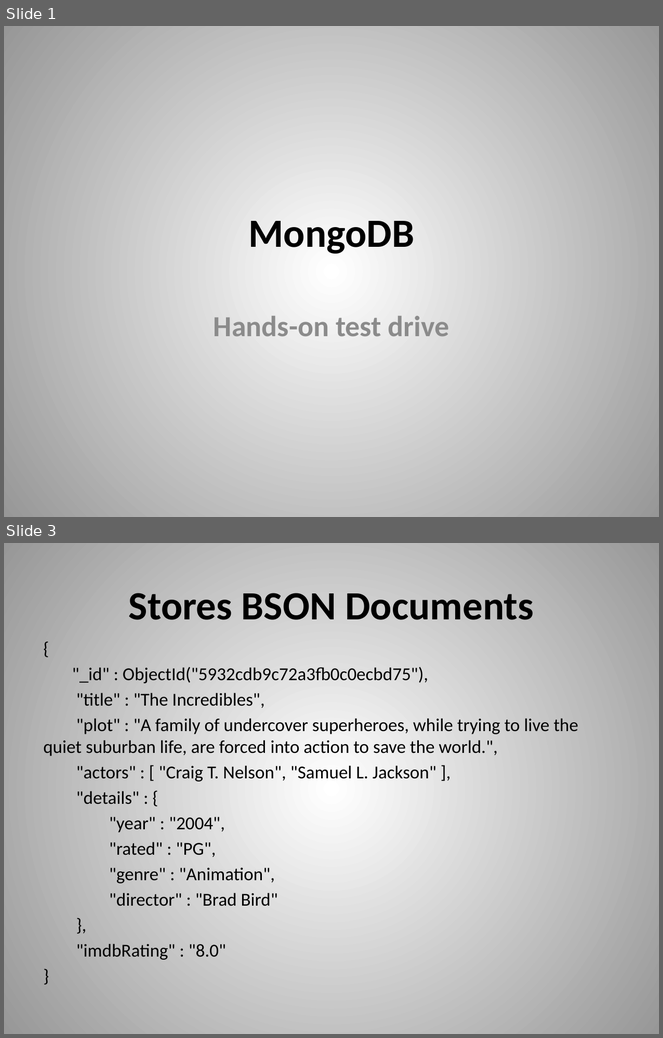
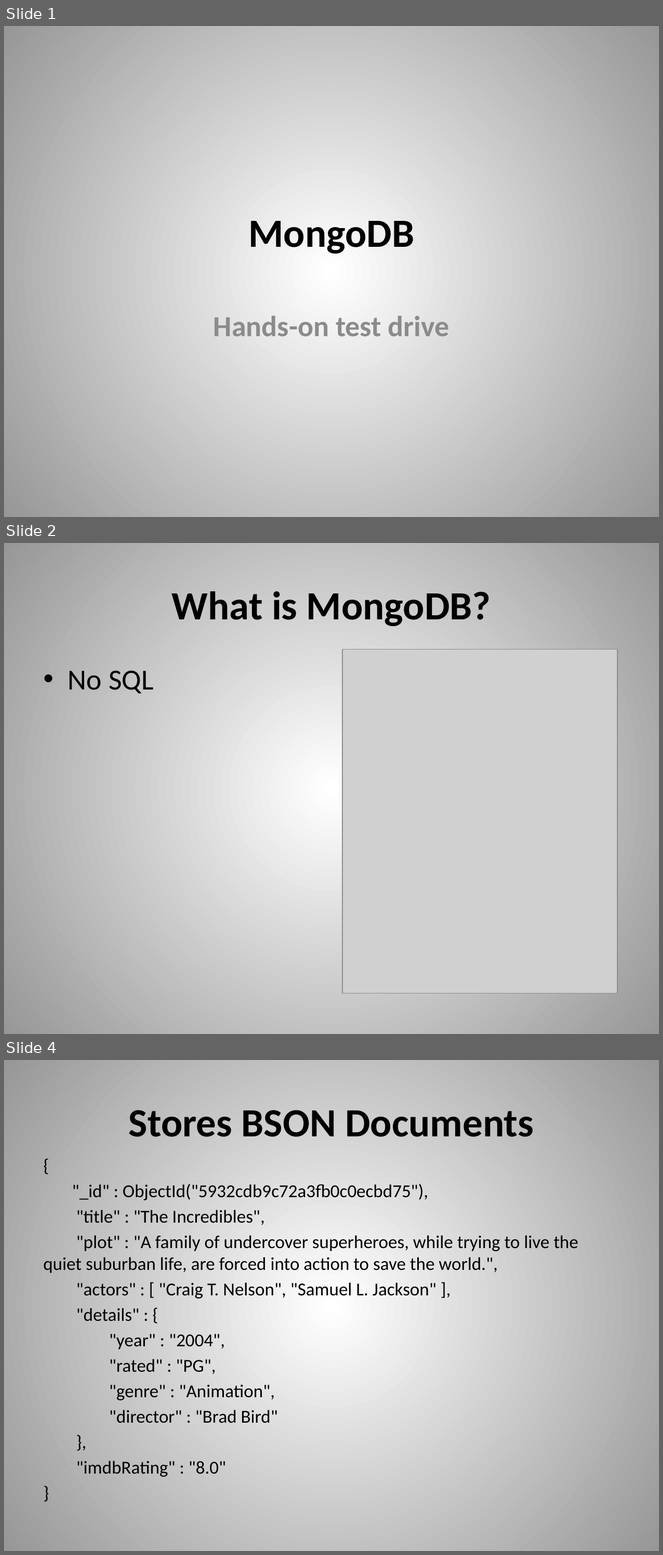
Before and after one commit to dvanvali/mongoDbPresentation, a slide deck: MongoDB.pptx. Shown one above the other, each under a label of ours: slides 1 and 3 before the commit, slides 1, 2 and 4 after it; the slides between them are not shown. The pictures are 663x1038 and 663x1555 pixels, drawn with LibreOffice and Linux fonts; fonts in the diff are those of the drawing; grey boxes stand for pictures. Boxes give left, top, right and bottom in pixels: in the first picture for what was removed or moved away, otherwise in the second. Text is boxed around its words. In the diff, an @@ line names an element or a change of style, - is before the commit and + after.

```diff
--- a/MongoDB.pptx
+++ b/MongoDB.pptx
@@ slide 2 added at [4, 543, 659, 1034], background gradient #FFFFFF to #979797 @@
@@ title added at [172, 591, 491, 626], 44 pt, text #000000, bold @@
+What is MongoDB?
@@ picture added at [343, 649, 618, 993] @@
@@ text added at [68, 670, 154, 694], 32 pt, text #000000 @@
+• No SQL
@@ what was slide 3 is now slide 4 @@
```
Also in this commit, not shown: 2 slides changed, 2 other slides added, 1 other file.
